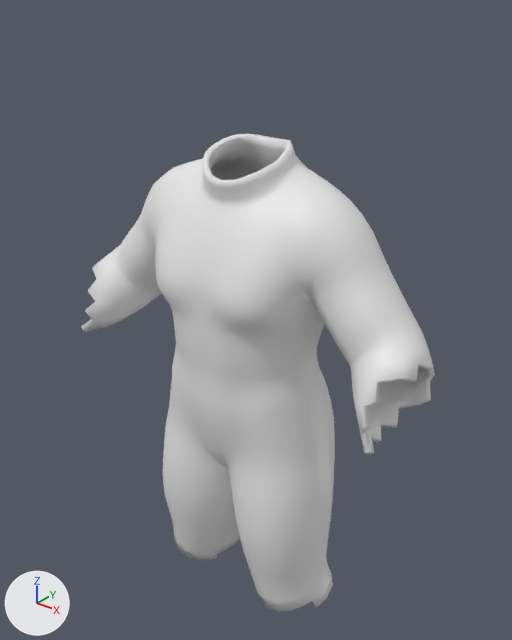
One commit to the FBX model unity/Assets/Art/Chars/Garments/resist_merchant.fbx: the scene before it, then after it.
Before and after are seen from a 50 mm lens placed at (0.842, -1.057, 1.741), pointed at (-0.002, -0.002, 1.087). The axes (+X, +Y, +Z) are drawn at lower left. The lights are the same throughout. The first picture is the older version.

In view in the first picture: 'garment_resist_merchant'.
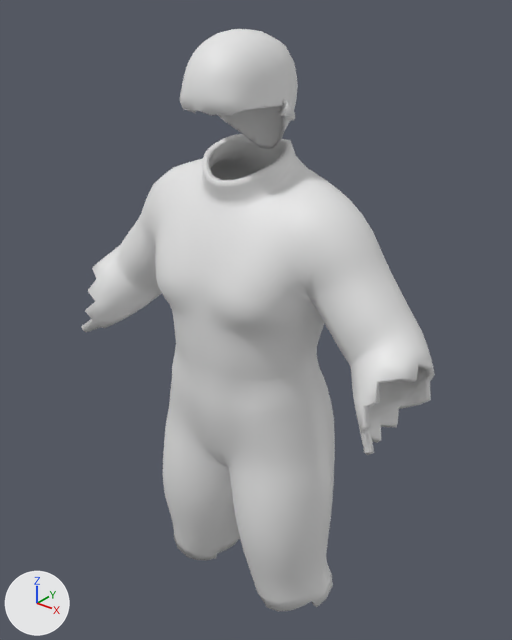
What changed in the scene script:
```text
Add mat_hair:
    mat_hair = principled_material('hair')
    mat_hair.base_color = (0.8, 0.8, 0.8)  # white #e7e7e7
Change me_garment_resist_merchant:
    used by ob_garment_resist_merchant; location = (0.0, 0.0, 0.0)
    remove me_garment_resist_merchant.from_pydata(...)  # 3796 vertices, 3802 faces; spans x -0.414..0.414, y -0.18..0.125, z 0.425..1.463
    add me_garment_resist_merchant.from_pydata(...)  # 6052 vertices, 6064 faces; spans x -0.414..0.414, y -0.18..0.125, z 0.425..1.659
    me_garment_resist_merchant part 1: a new loose piece of 1780 vertices spanning x -0.106..0.106, y -0.161..0.066, z 1.442..1.659, in mat_hair (white #e7e7e7)
    other edits to the shape of me_garment_resist_merchant do not show in these pictures
    add me_garment_resist_merchant.materials.append(mat_hair)  # white #e7e7e7
```

Location of each change, (x1, y1, x2, y2) in pixels of the pictures (512 x 640 px):
'garment_resist_merchant', reshaped (22% taller)
    before: (82, 134, 435, 612)
    after: (82, 29, 435, 612)
part 1 of me_garment_resist_merchant, added
    after: (180, 29, 298, 149)
